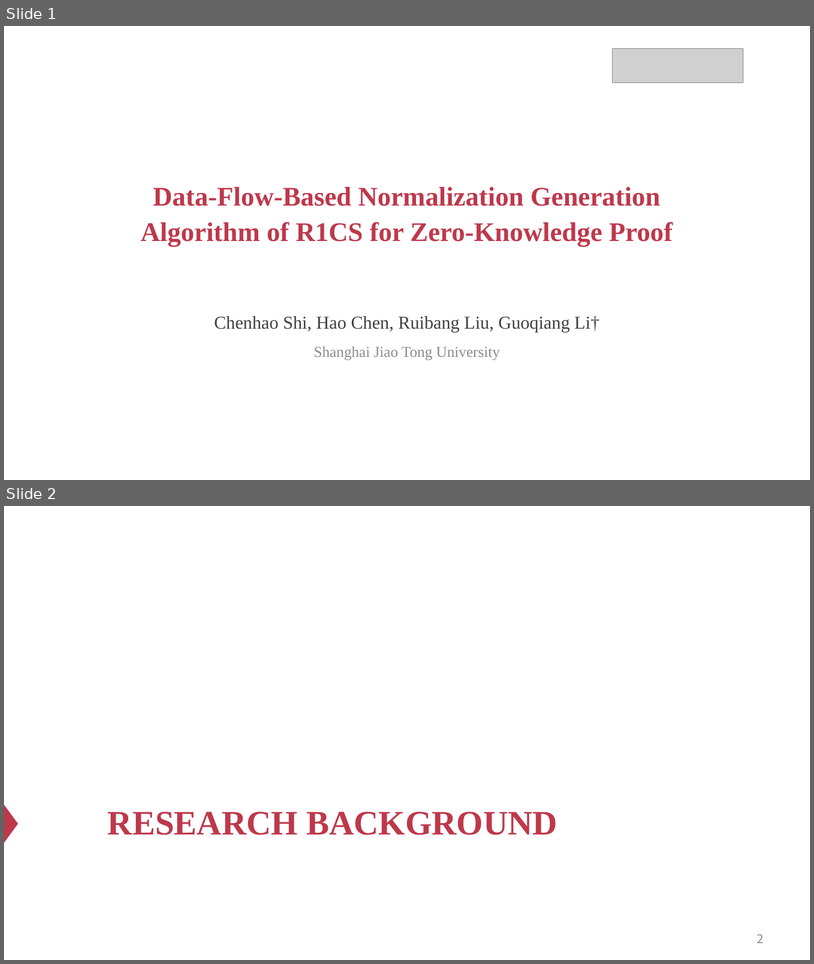
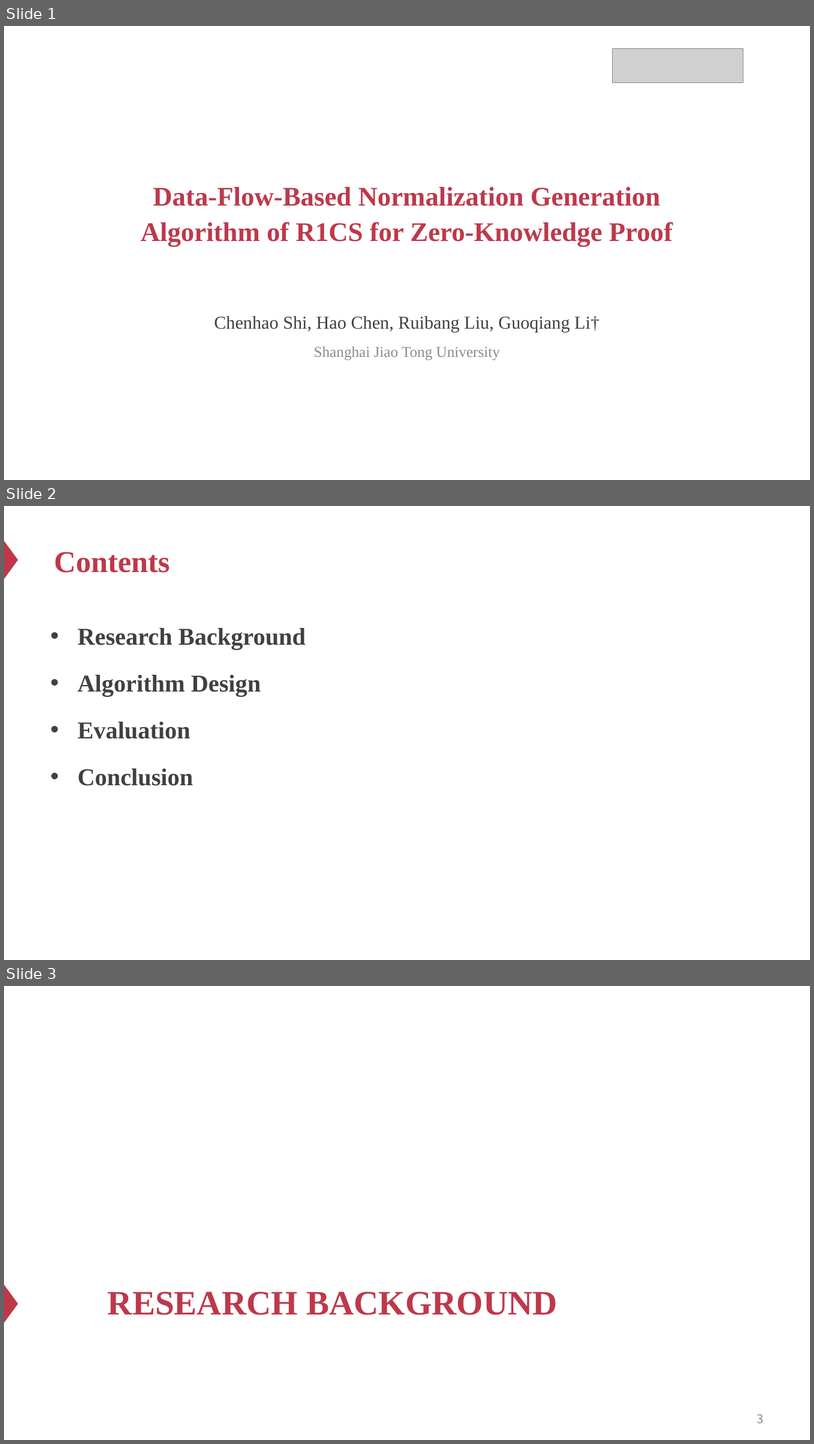
Before and after one commit to Ash1sc/R1CS-normal-form-generator, a slide deck: meeting_docs/PRDC/ppt.pptx. Shown one above the other, each under a label of ours: slides 1 and 2 before the commit, slides 1, 2 and 3 after it. The pictures are 814x964 and 814x1444 pixels, drawn with LibreOffice and Linux fonts; fonts in the diff are those of the drawing; grey boxes stand for pictures. Boxes give left, top, right and bottom in pixels: in the first picture for what was removed or moved away, otherwise in the second. Text is boxed around its words. In the diff, an @@ line names an element or a change of style, - is before the commit and + after.

```diff
--- a/meeting_docs/PRDC/ppt.pptx
+++ b/meeting_docs/PRDC/ppt.pptx
@@ slide 2 added at (x1=4, y1=506, x2=810, y2=960), background #FFFFFF @@
@@ triangle added at (x1=4, y1=541, x2=18, y2=579), fill #BE384B @@
@@ title added at (x1=54, y1=552, x2=170, y2=573), 36 pt, text #BE384B, bold @@
+Contents
@@ text added at (x1=78, y1=628, x2=306, y2=786), 28.8 pt, text #404040, bold @@
+• Research Background
+• Algorithm Design
+• Evaluation
+• Conclusion
@@ what was slide 2 is now slide 3 @@
@@ page number at (x1=757, y1=1414, x2=764, y2=1423): text changed @@
-2
+3
```
Also in this commit, not shown: 2 slides changed, 4 other files.
